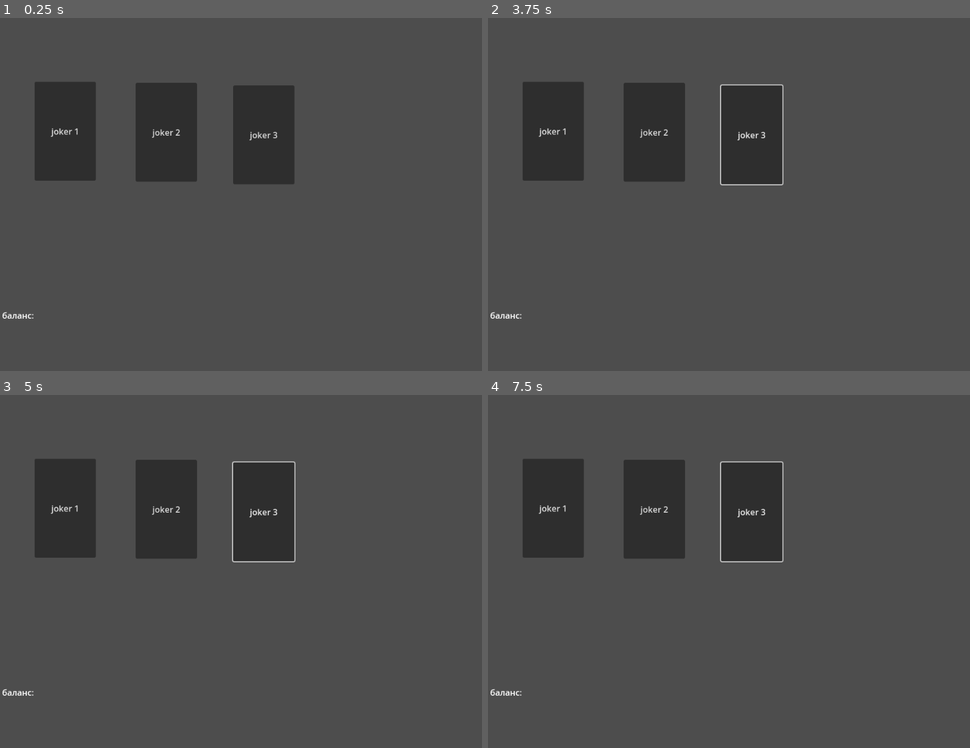
Above: before the commit, frames 1-4 (two rows, left to right).
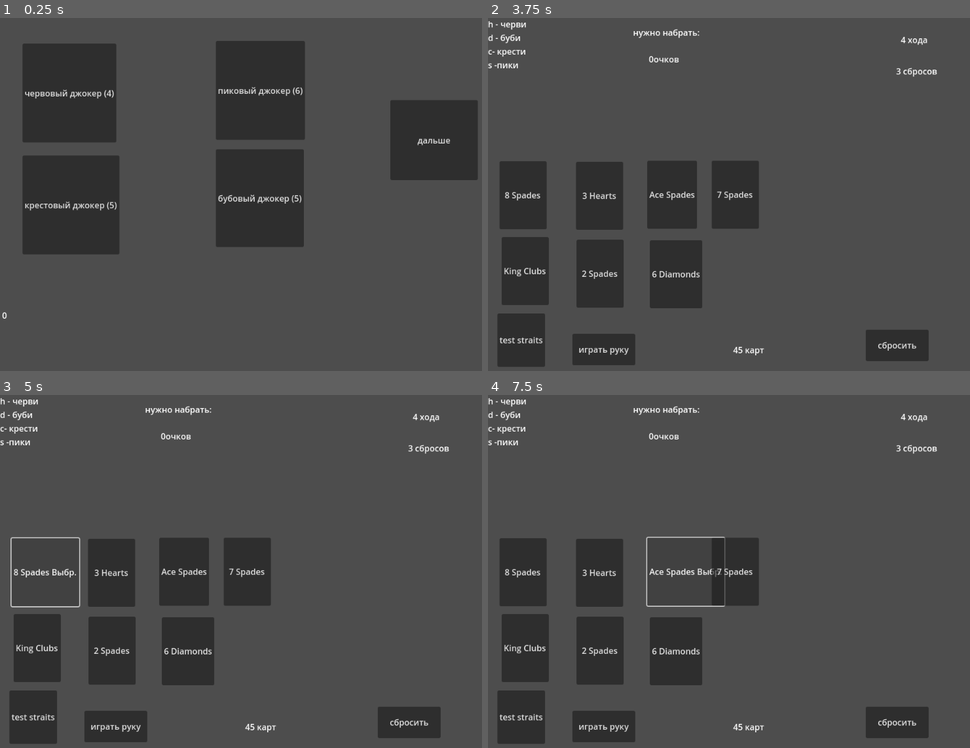
Above: after the commit, the same moments.

Repository: veingoos/shapito
Game: Godot game, scene res://store.tscn
Same seed, same stepped clock (60 frames per second), same inputs: the game is played once before the commit and once after it. This scene is started directly instead of the project's main scene.
Inputs (mouse positions are in pixels of both pictures, inside the frame that each line leads up to):
- Up to frame 1 (0.25 s): no input
- Up to frame 2 (3.75 s): click "joker 1" (after the commit: "червовый джокер (4)") at 0.5 s; click "joker 2" (after the commit: "крестовый джокер (5)") at 1.25 s; click "joker 3" (after the commit: "пиковый джокер (6)") at 2 s; click (748, 198) at 2.75 s, where only the run after the commit has a clickable "бубовый джокер (5)"; click (921, 141) at 3.5 s, where only the run after the commit has a clickable "дальше"
- Up to frame 3 (5 s): click (33, 571) at 4.25 s, where only the run after the commit has a clickable "8 Spades"
- Up to frame 4 (7.5 s): click (531, 571) at 5 s, where only the run after the commit has a clickable "8 Spades Выбр."; click (598, 571) at 5.75 s, where only the run after the commit has a clickable "3 Hearts"; click (608, 571) at 6.5 s, where only the run after the commit has a clickable "3 Hearts Выбр."; click (671, 571) at 7.25 s, where only the run after the commit has a clickable "Ace Spades"

The runs differ from the first frame. In frame 1, 23% of the frame differs, in the area x 0-100%, y 6-86%; in frame 2, 26%, in the area x 0-94%, y 0-99%; in frame 3, 24%; in frame 4, 24%.

Commit message:
joker and store

Diff:
--- a/test/Game.gd
+++ b/test/Game.gd
@@ -1,4 +1,6 @@
 extends Node
+
+@onready var test = $Button
 
 @onready var Card_1 = $Card_1
 @onready var Card_2 = $Card_2
@@ -27,11 +29,22 @@
 
 var deck = []
 var hand = []
+var jokers = []
+
 
 var move = 4
 var reset = 3
 var pressed = 0
 
+func Card(suit,rank):
+	return {
+				"suit": suit,
+				"rank": rank
+			}
+
+func test_strait():
+	print(is_straight([Card("Hearts","10"),Card("Hearts","Jack"),Card("Hearts","Queen"),Card("Hearts","King"),Card("Hearts","Ace")]))
+	print(is_straight([Card("Hearts","2"),Card("Hearts","3"),Card("Hearts","4"),Card("Hearts","5"),Card("Hearts","Ace")]))
 
 func create_deck():
 	var suits = ["Hearts", "Diamonds", "Clubs", "Spades"]
@@ -39,11 +52,7 @@
 
 	for suit in suits:
 		for rank in ranks:
-			var card = {
-				"suit": suit,
-				"rank": rank
-			}
-			deck.append(card)
+			deck.append(Card(suit,rank))
 
 	return deck
 
@@ -104,27 +113,32 @@
 			else:
 				counts[rank_order2[str(card["rank"])]] = 1
 		return counts
+
+
 static func is_one_pair(hand1: Array):
 	var counts = rank_counts(hand1)
-	return false
+	if len(counts) > 1:
+		return false
+
 static func is_flush(hand1: Array):
 	var suits = get_suits(hand1)
+	if len(suits)<5:
+		return false
 	return suits.count(suits[0]) == 5
 
 static func is_straight(hand1: Array):
 	var ranks = get_ranks(hand1)
-	var normal = true
-	if is_one_pair(hand1):
-		for i in range(1,5):
-			if ranks[i] != ranks[i-1] + 1:
-				normal = false
-				break
-		if normal:
-			return true
-
-		if ranks == [2,3,4,5,14]:
-			return true
+	if len(ranks)<5:
 		return false
+	if ranks == [2,3,4,5,14]:
+		return true
+
+
+	for i in range(1,5):
+		if ranks[i] != ranks[i-1] + 1:
+			return false
+
+	return true
 
 static func is_straight_flush(hand1: Array):
 	return is_straight(hand1) and is_flush(hand1)
@@ -237,31 +251,44 @@
 	var combo: int = 1
 	match combo_id:
 		10:
-			combo += 10
+			combo += 9
 		9:
-			combo += 9
+			combo += 8
 		8:
-			combo += 8
+			combo += 7
 		7:
-			combo += 7
+			combo += 6
 		6:
-			combo += 6
+			combo += 5
 		5:
-			combo += 5
+			combo += 4
 		4:
-			combo += 4
+			combo += 3
 		3:
-			combo += 3
+			combo += 2
 		2:
-			combo += 2
+			combo += 1
 		1:
-			combo += 1
+			combo += 0
+
+	var _suits = get_suits(indices)
+	print(get_suits(indices))
+	for i in jokers:
+		var suit_joker = i[1]
+		for ind in _suits:
+			if _suits[ind] == suit_joker:
+				_total_account += jokers[0]
+
+
 
 
 	for ind in indices:
 		_total_account += rank_order[str(ind["rank"])]
+
 	_total_account *= combo
 	Record.my_account = Record.my_account + _total_account
+
+
 	combo = 1
 	indices.clear()
 
@@ -282,7 +309,8 @@
 
 
 	if move < 1:
-		get_tree().change_scene_to_file("res://control.tscn")
+		Record.money += 4
+		get_tree().change_scene_to_file("res://store.tscn")
 
 func replace_cards():
 	if reset >=  1:
@@ -376,6 +404,8 @@
 func _ready():
 
 	print(pressed)
+
+	test.pressed.connect(test_strait.bind())
 	Card_1.pressed.connect(_if_button_pressed.bind(1))
 	Card_2.pressed.connect(_if_button_pressed.bind(2))
 	Card_3.pressed.connect(_if_button_pressed.bind(3))
--- a/test/Record.gd
+++ b/test/Record.gd
@@ -1,3 +1,5 @@
 extends Node
 
 var my_account: int = 0
+var money: int = 0
+var jokers = []
--- a/test/game.tscn
+++ b/test/game.tscn
@@ -7,90 +7,90 @@
 
 [node name="Card_1" type="Button" parent="."]
 custom_minimum_size = Vector2(45, 45)
-offset_left = 113.0
-offset_top = 172.0
-offset_right = 203.0
-offset_bottom = 302.0
+offset_left = 22.0
+offset_top = 274.0
+offset_right = 112.0
+offset_bottom = 404.0
 text = "карта 1"
 
 [node name="Card_2" type="Button" parent="."]
-offset_left = 308.0
-offset_top = 173.0
-offset_right = 398.0
-offset_bottom = 303.0
+offset_left = 168.0
+offset_top = 275.0
+offset_right = 258.0
+offset_bottom = 405.0
 text = "карта 2
 "
 
 [node name="Card_3" type="Button" parent="."]
-offset_left = 545.0
-offset_top = 171.0
-offset_right = 635.0
-offset_bottom = 301.0
+offset_left = 304.0
+offset_top = 273.0
+offset_right = 394.0
+offset_bottom = 403.0
 text = "карта 3"
 
 [node name="Card_4" type="Button" parent="."]
-offset_left = 761.0
-offset_top = 178.0
-offset_right = 851.0
-offset_bottom = 308.0
+offset_left = 427.0
+offset_top = 273.0
+offset_right = 517.0
+offset_bottom = 403.0
 text = "карта 4"
 
 [node name="Card_5" type="Button" parent="."]
-offset_left = 209.0
-offset_top = 331.0
-offset_right = 299.0
-offset_bottom = 461.0
+offset_left = 26.0
+offset_top = 419.0
+offset_right = 116.0
+offset_bottom = 549.0
 text = "карта 5"
 
 [node name="Card_6" type="Button" parent="."]
-offset_left = 424.0
-offset_top = 332.0
-offset_right = 514.0
-offset_bottom = 462.0
+offset_left = 169.0
+offset_top = 424.0
+offset_right = 259.0
+offset_bottom = 554.0
 text = "карта 6"
 
 [node name="Card_7" type="Button" parent="."]
-offset_left = 652.0
-offset_top = 335.0
-offset_right = 742.0
-offset_bottom = 465.0
+offset_left = 309.0
+offset_top = 425.0
+offset_right = 399.0
+offset_bottom = 555.0
 text = "карта 7"
 
 [node name="Play_Hand" type="Button" parent="."]
-offset_left = 141.0
-offset_top = 500.0
-offset_right = 261.0
-offset_bottom = 560.0
+offset_left = 161.0
+offset_top = 604.0
+offset_right = 281.0
+offset_bottom = 664.0
 text = "играть руку"
 
 [node name="Discard" type="Button" parent="."]
-offset_left = 711.0
-offset_top = 500.0
-offset_right = 831.0
-offset_bottom = 560.0
+offset_left = 721.0
+offset_top = 596.0
+offset_right = 841.0
+offset_bottom = 656.0
 text = "сбросить"
 
 [node name="My_Account" type="Label" parent="."]
-offset_left = 157.0
-offset_top = 85.0
-offset_right = 846.0
-offset_bottom = 126.0
+offset_left = 150.0
+offset_top = 67.0
+offset_right = 523.0
+offset_bottom = 113.0
 text = "ваши очки:"
 horizontal_alignment = 1
 
 [node name="Required_Account" type="Label" parent="."]
-offset_left = 161.0
-offset_top = 25.0
-offset_right = 850.0
-offset_bottom = 66.0
+offset_left = 158.0
+offset_top = 16.0
+offset_right = 525.0
+offset_bottom = 55.0
 text = "нужно набрать:"
 horizontal_alignment = 1
 
 [node name="Deck" type="Label" parent="."]
-offset_left = 295.0
-offset_top = 500.0
-offset_right = 675.0
-offset_bottom = 560.0
+offset_left = 308.0
+offset_top = 605.0
+offset_right = 688.0
+offset_bottom = 665.0
 text = "осталось карт:"
 horizontal_alignment = 1
 vertical_alignment = 1
@@ -120,3 +120,10 @@
 text = "сбросов"
 horizontal_alignment = 1
 vertical_alignment = 1
+
+[node name="Button" type="Button" parent="."]
+offset_left = 18.0
+offset_top = 565.0
+offset_right = 109.0
+offset_bottom = 667.0
+text = "test straits"
--- a/test/store.gd
+++ b/test/store.gd
@@ -1,21 +1,45 @@
 extends Node
 
 func _ready():
+	$balance.text = str(Record.money)
 	var joker1 = $joker1
 	var joker2 = $joker2
 	var joker3 = $joker3
-
+	var joker4 = $joker4
+	var Button32 = $Button32
 
 	joker1.pressed.connect(_if_button_pressed.bind(1))
 	joker2.pressed.connect(_if_button_pressed.bind(2))
 	joker3.pressed.connect(_if_button_pressed.bind(3))
-
+	joker4.pressed.connect(_if_button_pressed.bind(4))
+	Button32.pressed.connect(_if_button_pressed.bind(5))
 
 func _if_button_pressed(button_index: int):
 	match button_index:
 		1:
-			print("joker1")
+			if Record.money >= 4:
+				$joker1.text = "Проданно"
+				Record.money -= 4
+				$balance.text = str(Record.money)
+				Record.jokers.append([4,"Hearts"])
 		2:
-			print("joker2")
+			if Record.money >= 5:
+				$joker2.text = "Проданно"
+				Record.money -= 5
+				$balance.text = str(Record.money)
+				Record.jokers.append([2,"Clubs"])
 		3:
-			print("joker3")
+			if Record.money >= 6:
+				$joker3.text = "Проданно"
+				Record.money -= 6
+				$balance.text = str(Record.money)
+				Record.jokers.append([1,"Spades"])
+		4:
+			if Record.money >= 5:
+				$joker4.text = "Проданно"
+				Record.money -= 5
+				$balance.text = str(Record.money)
+				Record.jokers.append([3,"Diamonds"])
+		5:
+			Record.my_account = 0
+			get_tree().change_scene_to_file("res://game.tscn")
--- a/test/store.tscn
+++ b/test/store.tscn
@@ -5,7 +5,7 @@
 [node name="store" type="Node"]
 script = ExtResource("1_c176v")
 
-[node name="Label" type="Label" parent="."]
+[node name="balance" type="Label" parent="."]
 offset_left = 4.0
 offset_top = 557.0
 offset_right = 199.0
@@ -13,22 +13,36 @@
 text = "баланс:"
 
 [node name="joker1" type="Button" parent="."]
-offset_left = 66.0
-offset_top = 122.0
-offset_right = 183.0
-offset_bottom = 311.0
-text = "joker 1"
+offset_left = 43.0
+offset_top = 49.0
+offset_right = 199.0
+offset_bottom = 238.0
+text = "червовый джокер (4)"
 
 [node name="joker2" type="Button" parent="."]
-offset_left = 259.0
-offset_top = 124.0
-offset_right = 376.0
-offset_bottom = 313.0
-text = "joker 2"
+offset_left = 43.0
+offset_top = 263.0
+offset_right = 204.0
+offset_bottom = 452.0
+text = "крестовый джокер (5)"
 
 [node name="joker3" type="Button" parent="."]
-offset_left = 445.0
-offset_top = 129.0
-offset_right = 562.0
-offset_bottom = 318.0
-text = "joker 3"
+offset_left = 412.0
+offset_top = 44.0
+offset_right = 559.0
+offset_bottom = 233.0
+text = "пиковый джокер (6)"
+
+[node name="joker4" type="Button" parent="."]
+offset_left = 412.0
+offset_top = 251.0
+offset_right = 557.0
+offset_bottom = 438.0
+text = "бубовый джокер (5)"
+
+[node name="Button32" type="Button" parent="."]
+offset_left = 745.0
+offset_top = 157.0
+offset_right = 912.0
+offset_bottom = 310.0
+text = "дальше"
